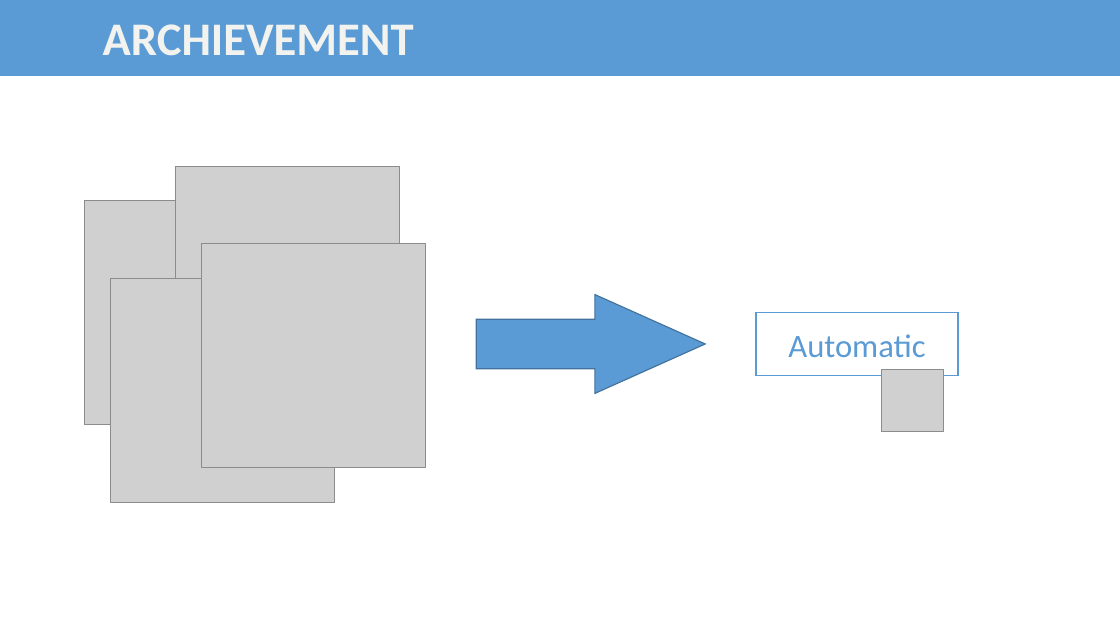
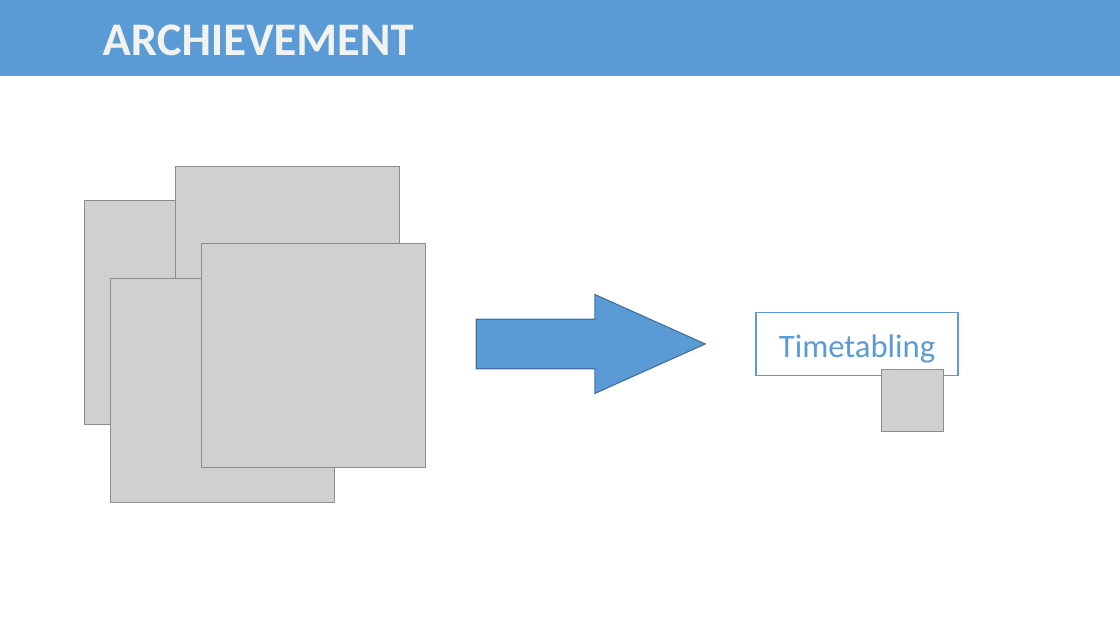
Before and after one commit to bee-lullaby/FinalProject, a slide deck: slide 10 of Documents/FinalReport_FinalYearProject_CongLT_HoaiNV_DucHM_HaNS.pptx. Drawn at 1120x630 pixels with LibreOffice and Linux fonts; fonts in the diff are those of the drawing; grey boxes stand for pictures. Boxes give left, top, right and bottom in pixels: in the first picture for what was removed or moved away, otherwise in the second. Text is boxed around its words. In the diff, an @@ line names an element or a change of style, - is before the commit and + after.

```diff
--- a/Documents/FinalReport_FinalYearProject_CongLT_HoaiNV_DucHM_HaNS.pptx
+++ b/Documents/FinalReport_FinalYearProject_CongLT_HoaiNV_DucHM_HaNS.pptx
@@ text in rectangle at [779, 334, 935, 363]: text changed @@
-Automatic
+Timetabling
```
Also in this commit, not shown: 21 other slides changed, 10 other files.
